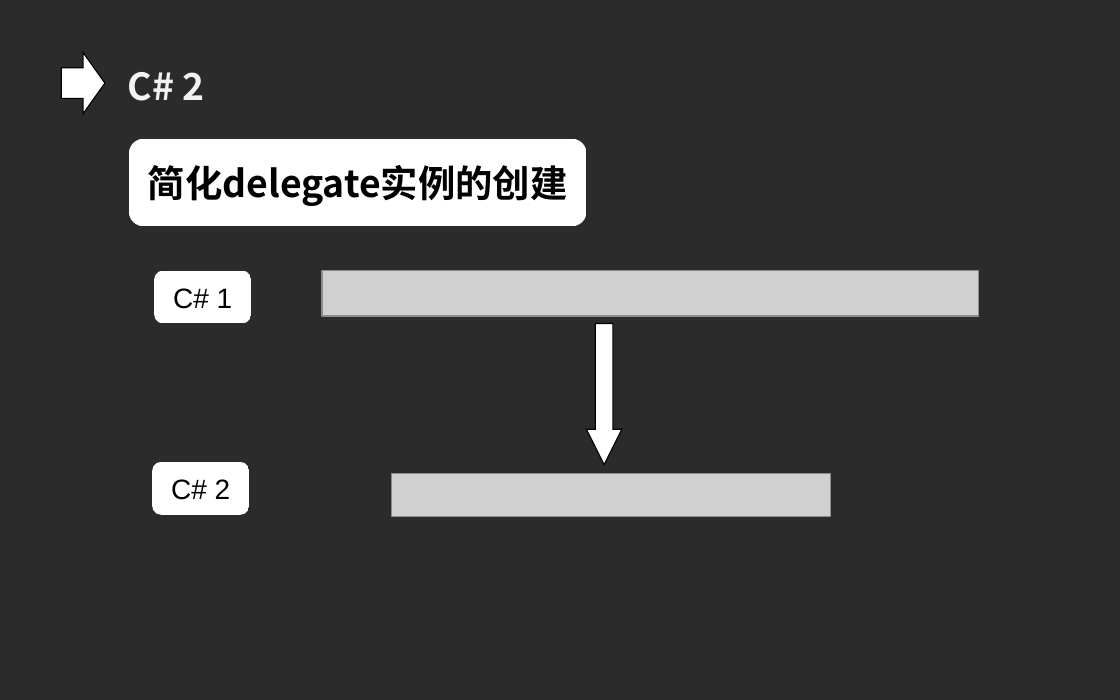
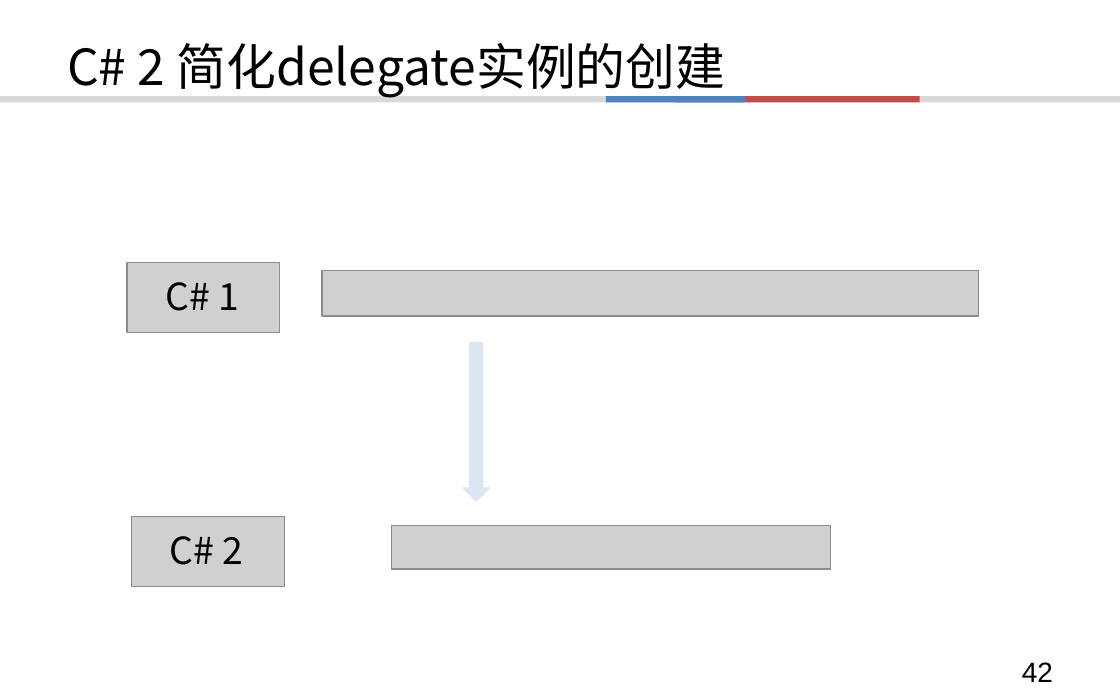
Before and after one commit to TerabyteX/lecture, a slide deck: slide 42 of C#/CsharpEvolution.ppt (slide 33 before the commit). Drawn at 1120x700 pixels with LibreOffice and Linux fonts; fonts in the diff are those of the drawing; grey boxes stand for pictures; background and template pictures are left out; a plain dark background stands for a picture behind light text. Boxes give left, top, right and bottom in pixels: in the first picture for what was removed or moved away, otherwise in the second. Text is boxed around its words. In the diff, an @@ line names an element or a change of style, - is before the commit and + after.

```diff
--- a/C#/CsharpEvolution.ppt
+++ b/C#/CsharpEvolution.ppt
@@ background picture (left out) to #FFFFFF @@
@@ right arrow removed at bbox=[62, 53, 105, 114] @@
@@ title added at bbox=[67, 43, 726, 97], 32 pt, text #000000 @@
+C# 2 简化delegate实例的创建
@@ rectangle added at bbox=[0, 96, 1120, 103], fill #D8D8D8 @@
@@ rectangle added at bbox=[606, 96, 745, 103], fill #4F81BD @@
@@ rectangle added at bbox=[674, 96, 920, 103], fill #C0504D @@
@@ rounded rectangle removed at bbox=[129, 139, 587, 226] @@
-简化delegate实例的创建
@@ picture added at bbox=[127, 262, 280, 333] @@
@@ text "C# 1": place and size @@
-text "C# 1" at bbox=[155, 271, 252, 324]
+text "C# 1" at bbox=[166, 282, 240, 311]
@@ text "C# 1" at bbox=[166, 282, 240, 311]: size 18 to 24 pt, font Arial to Noto Sans CJK SC; more space between paragraphs; vertical alignment middle to top; fill #FFFFFF to none @@
@@ down arrow removed at bbox=[587, 324, 623, 465] @@
@@ down arrow added at bbox=[463, 343, 489, 502], fill #DCE6F2, outline #DCE6F2 0.74 pt @@
@@ rounded rectangle removed at bbox=[152, 463, 250, 515] @@
-C# 2
@@ picture added at bbox=[131, 516, 284, 586] @@
@@ text "C# 2": place and size @@
-text "C# 2" at bbox=[128, 72, 205, 101]
+text "C# 2" at bbox=[170, 536, 244, 565]
@@ text "C# 2" at bbox=[170, 536, 244, 565]: text colour #F2F2F2 to #000000, bold off; alignment left to centre; more space between paragraphs @@
@@ picture: place and size @@
-picture at bbox=[392, 474, 830, 517]
+picture at bbox=[392, 526, 830, 570]
@@ page number added at bbox=[1022, 662, 1053, 682], 18 pt, text #000000 @@
+42
```
Also in this commit, not shown: 47 other slides changed, 37 slides added, 7 slides removed.
